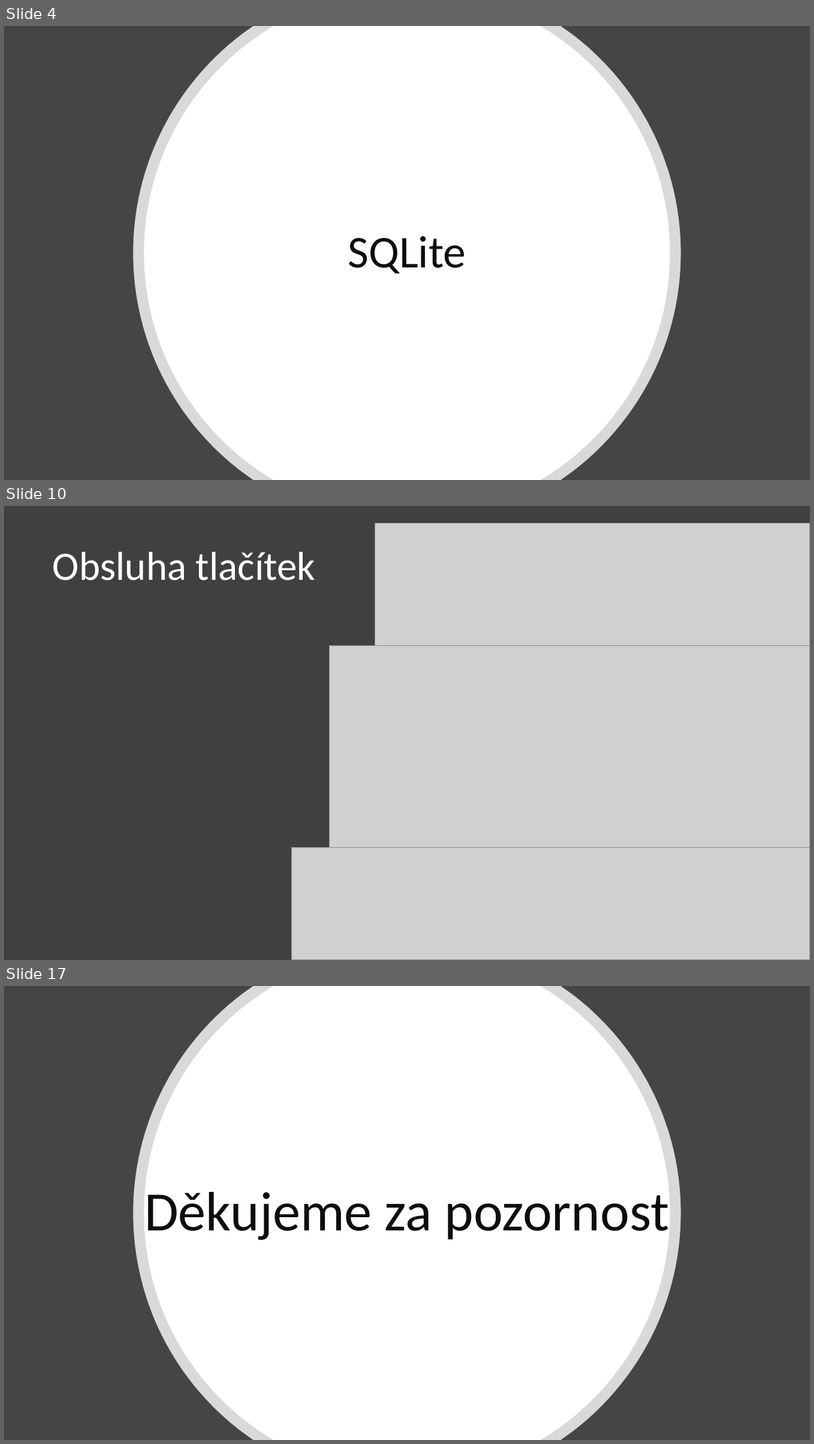
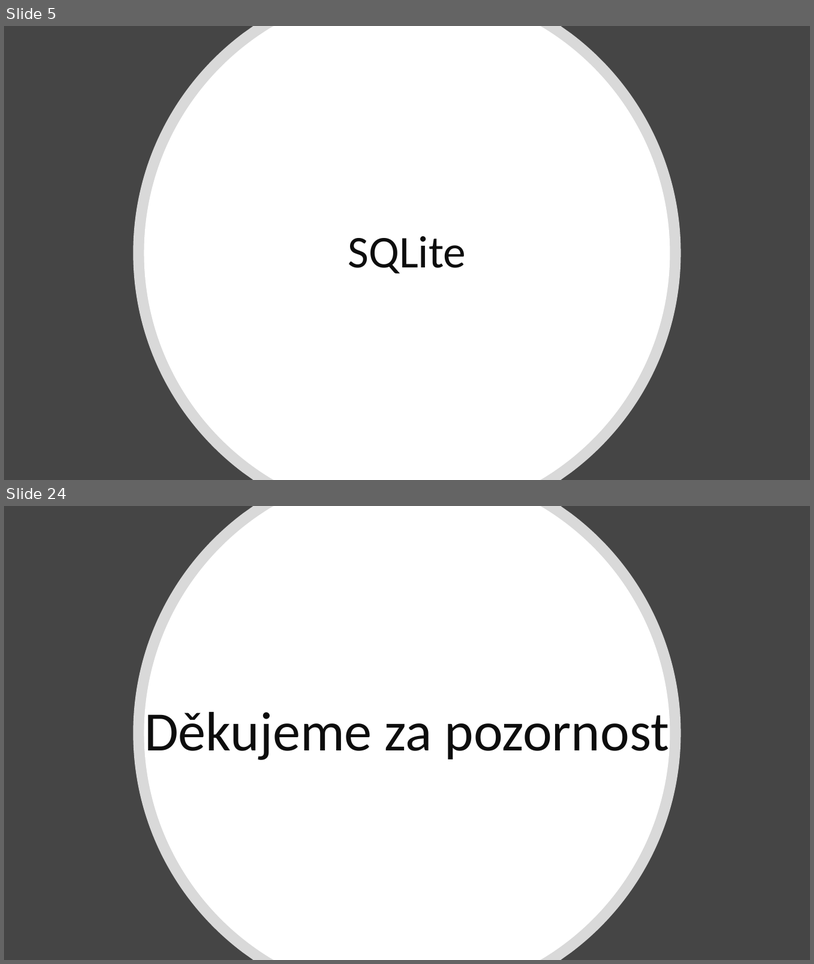
Before and after one commit to cink01/PMP, a slide deck: Prezentace_2.pptx. Shown one above the other, each under a label of ours: slides 4, 10 and 17 before the commit, slides 5 and 24 after it; the slides between them are not shown. The pictures are 814x1444 and 814x964 pixels, drawn with LibreOffice and Linux fonts; fonts in the diff are those of the drawing; grey boxes stand for pictures. Boxes give left, top, right and bottom in pixels: in the first picture for what was removed or moved away, otherwise in the second. Text is boxed around its words. In the diff, an @@ line names an element or a change of style, - is before the commit and + after.

```diff
--- a/Prezentace_2.pptx
+++ b/Prezentace_2.pptx
@@ slide 10 removed at bbox=[4, 506, 810, 960], background #FFFFFF @@
@@ rectangle removed at bbox=[4, 506, 810, 960] @@
@@ picture removed at bbox=[375, 523, 810, 651] @@
@@ freeform shape removed at bbox=[392, 531, 810, 960] @@
@@ title removed at bbox=[53, 552, 315, 580] @@
-Obsluha tlačítek
@@ freeform shape removed at bbox=[402, 542, 810, 960] @@
@@ picture removed at bbox=[329, 646, 810, 847] @@
@@ picture removed at bbox=[291, 847, 810, 960] @@
@@ what was slide 4 is now slide 5 @@
@@ what was slide 17 is now slide 24 @@
```
Also in this commit, not shown: 4 slides changed, 17 slides added, 9 other slides removed.
